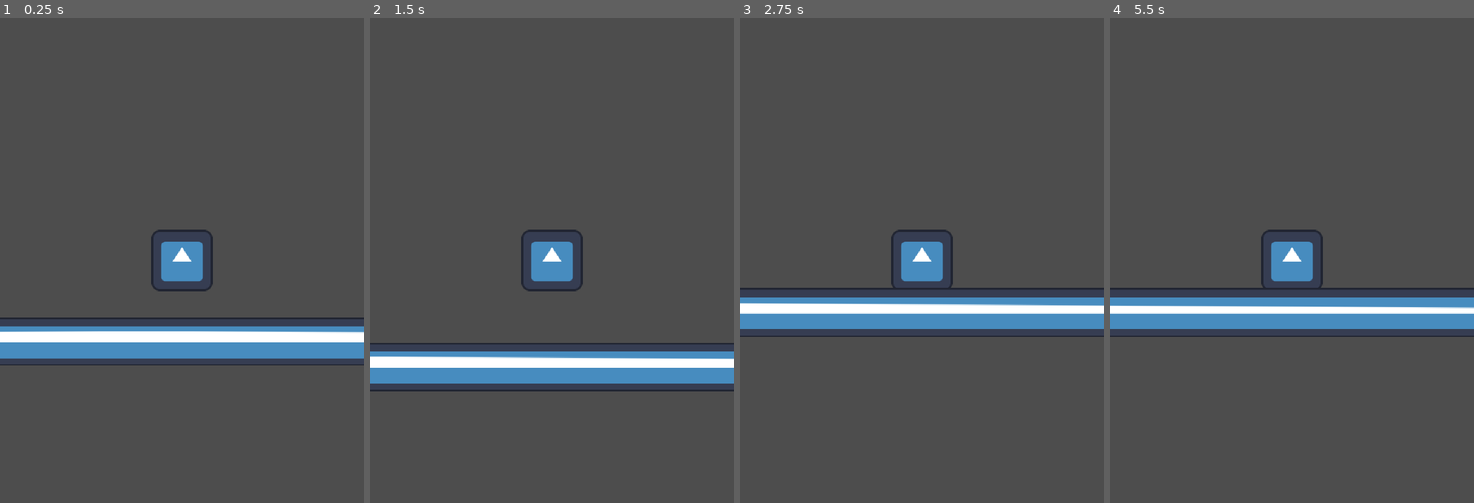
Above: before the commit, frames 1-4 (left to right).
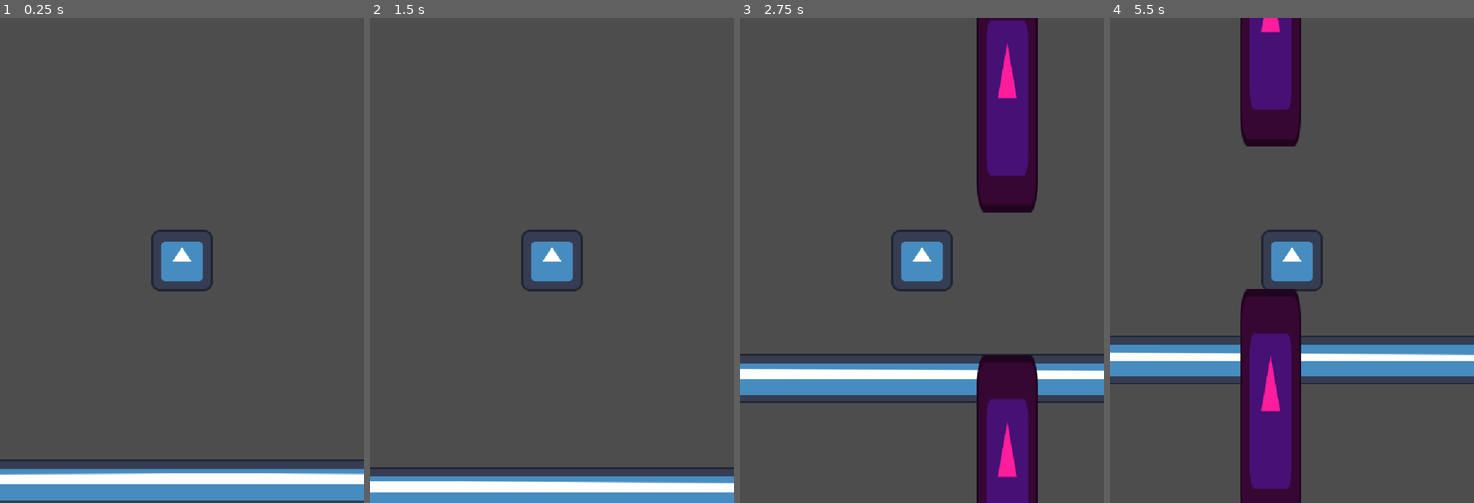
Above: after the commit, the same moments.

Repository: Ian-Jesus/pon-flappy-bird
Game: Godot game, scene res://Escena/mundo.tscn
Same seed, same stepped clock (60 frames per second), same inputs: the game is played once before the commit and once after it. The project has no main scene, so this scene is started directly. The engine's default icon, where the game draws it, is replaced by a stand-in: a white triangle on a blue panel in a dark square.
Inputs:
- Up to frame 1 (0.25 s): no input
- Up to frame 2 (1.5 s): tap Enter (ui_accept) at 0.5, 0.77 s
- Up to frame 3 (2.75 s): tap Enter (ui_accept) at 1.52 s
- Up to frame 4 (5.5 s): tap Enter (ui_accept) at 3.02, 3.77, 4.52 s

The runs differ from the first frame. In frame 1, 14% of the frame differs, in the area x 0-100%, y 61-100%; in frame 2, 13%; in frame 3, 25%, in the area x 0-100%, y 0-100%; in frame 4, 23%.

Commit message:
invocador de muros

Diff:
--- /dev/null
+++ b/Actores/invocador.tscn
@@ -0,0 +1,22 @@
+[gd_scene format=3 uid="uid://c40i43o3m68fs"]
+
+[ext_resource type="Script" uid="uid://do24apf4wkdsv" path="res://Scripts/invocador.gd" id="1_k6qbs"]
+[ext_resource type="Texture2D" uid="uid://e8jjm6ltkpqe" path="res://icon.svg" id="1_rcgy3"]
+
+[sub_resource type="RectangleShape2D" id="RectangleShape2D_obaep"]
+size = Vector2(120, 120)
+
+[node name="Invocador" type="CharacterBody2D" unique_id=1483870585]
+script = ExtResource("1_k6qbs")
+
+[node name="CollisionShape2D" type="CollisionShape2D" parent="." unique_id=382680101]
+shape = SubResource("RectangleShape2D_obaep")
+
+[node name="Sprite2D" type="Sprite2D" parent="." unique_id=1892121184]
+modulate = Color(0.49803922, 1, 0.05490196, 1)
+texture = ExtResource("1_rcgy3")
+
+[node name="GenerarObstaculo" type="Timer" parent="." unique_id=1263739892]
+wait_time = 2.0
+
+[connection signal="timeout" from="GenerarObstaculo" to="." method="_on_generar_obstaculo_timeout"]
--- /dev/null
+++ b/Actores/muro.tscn
@@ -0,0 +1,18 @@
+[gd_scene format=3 uid="uid://co4npl0wx61te"]
+
+[ext_resource type="Texture2D" uid="uid://e8jjm6ltkpqe" path="res://icon.svg" id="1_ip5oy"]
+[ext_resource type="Script" uid="uid://coikiac0to7e" path="res://Scripts/muro.gd" id="1_yw1mq"]
+
+[sub_resource type="RectangleShape2D" id="RectangleShape2D_obaep"]
+size = Vector2(130, 500)
+
+[node name="Muro" type="StaticBody2D" unique_id=915740633]
+script = ExtResource("1_yw1mq")
+
+[node name="130x500" type="CollisionShape2D" parent="." unique_id=567672746]
+shape = SubResource("RectangleShape2D_obaep")
+
+[node name="Sprite2D" type="Sprite2D" parent="." unique_id=135671137]
+modulate = Color(1, 0.11372549, 0.6117647, 1)
+scale = Vector2(1, 3.9)
+texture = ExtResource("1_ip5oy")
--- a/Escena/mundo.tscn
+++ b/Escena/mundo.tscn
@@ -2,6 +2,7 @@
 
 [ext_resource type="PackedScene" uid="uid://buxjtpqdye4df" path="res://Actores/pon.tscn" id="1_j4xm7"]
 [ext_resource type="Texture2D" uid="uid://e8jjm6ltkpqe" path="res://icon.svg" id="2_vycp0"]
+[ext_resource type="PackedScene" uid="uid://c40i43o3m68fs" path="res://Actores/invocador.tscn" id="3_0gv0e"]
 
 [sub_resource type="RectangleShape2D" id="RectangleShape2D_obaep"]
 size = Vector2(5000, 100)
@@ -9,15 +10,19 @@
 [node name="Mundo" type="Node2D" unique_id=533833770]
 
 [node name="Pon" parent="." unique_id=841104766 instance=ExtResource("1_j4xm7")]
+position = Vector2(-150, 0)
 
 [node name="Camera2D" type="Camera2D" parent="Pon" unique_id=1734819317]
 
-[node name="StaticBody2D" type="StaticBody2D" parent="." unique_id=517345549]
-position = Vector2(0, 200)
+[node name="Suelo" type="StaticBody2D" parent="." unique_id=517345549]
+position = Vector2(0, 500)
 
-[node name="Sprite2D" type="Sprite2D" parent="StaticBody2D" unique_id=2120420827]
+[node name="Sprite2D" type="Sprite2D" parent="Suelo" unique_id=2120420827]
 scale = Vector2(200, 0.8)
 texture = ExtResource("2_vycp0")
 
-[node name="CollisionShape2D2" type="CollisionShape2D" parent="StaticBody2D" unique_id=120214907]
+[node name="CollisionShape2D2" type="CollisionShape2D" parent="Suelo" unique_id=120214907]
 shape = SubResource("RectangleShape2D_obaep")
+
+[node name="Invocador" parent="." unique_id=1483870585 instance=ExtResource("3_0gv0e")]
+position = Vector2(400, 0)
--- /dev/null
+++ b/Scripts/invocador.gd
@@ -0,0 +1,29 @@
+extends CharacterBody2D
+const muro = preload("uid://co4npl0wx61te")
+const SPEED = 300.0
+
+func _physics_process(delta: float) -> void:
+	velocity.x = SPEED
+	move_and_slide()
+
+func _ready() -> void:
+	$GenerarObstaculo.start()
+
+func invocar():
+	randomize()
+	var num = randi_range(1,3)
+	var e = muro.instantiate()
+	var vec = Vector2(position.x-150,position.y-400+(100*num))
+	e.iniciar(vec)
+	get_tree().root.add_child.call_deferred(e)
+	invocar2(num)
+
+func invocar2(num):
+	var e = muro.instantiate()
+	var vec = Vector2(position.x-150,position.y+400+(100*num))
+	e.iniciar(vec)
+	get_tree().root.add_child.call_deferred(e)
+
+
+func _on_generar_obstaculo_timeout() -> void:
+	invocar()
--- /dev/null
+++ b/Scripts/muro.gd
@@ -0,0 +1,4 @@
+extends StaticBody2D
+
+func iniciar(pos):
+	position = pos
Not shown, added: Scripts/invocador.gd.uid
Not shown, added: Scripts/muro.gd.uid
